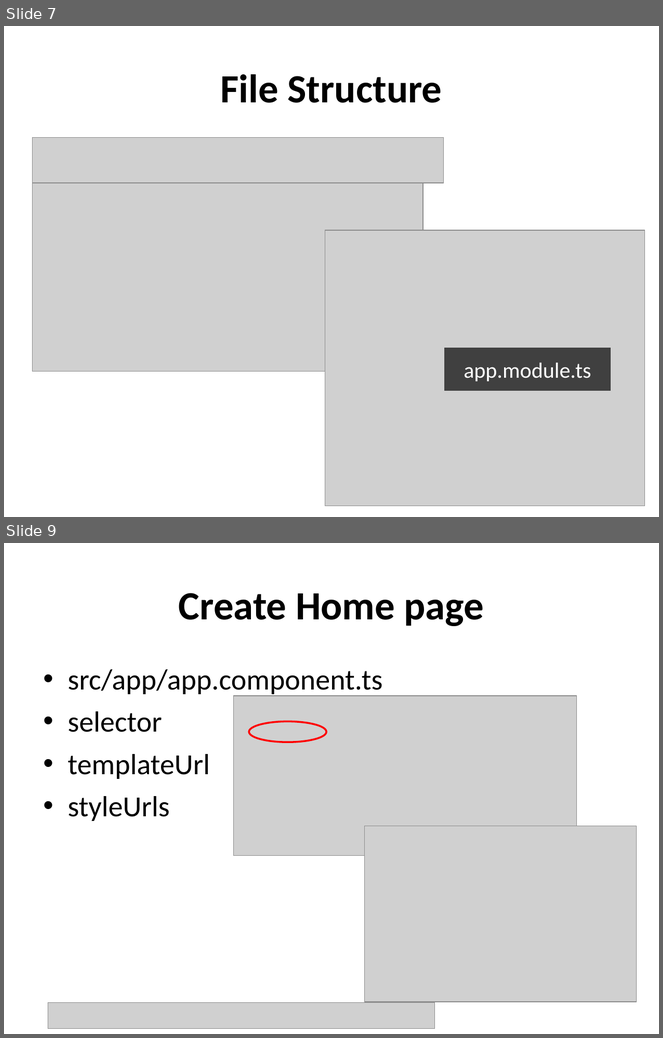
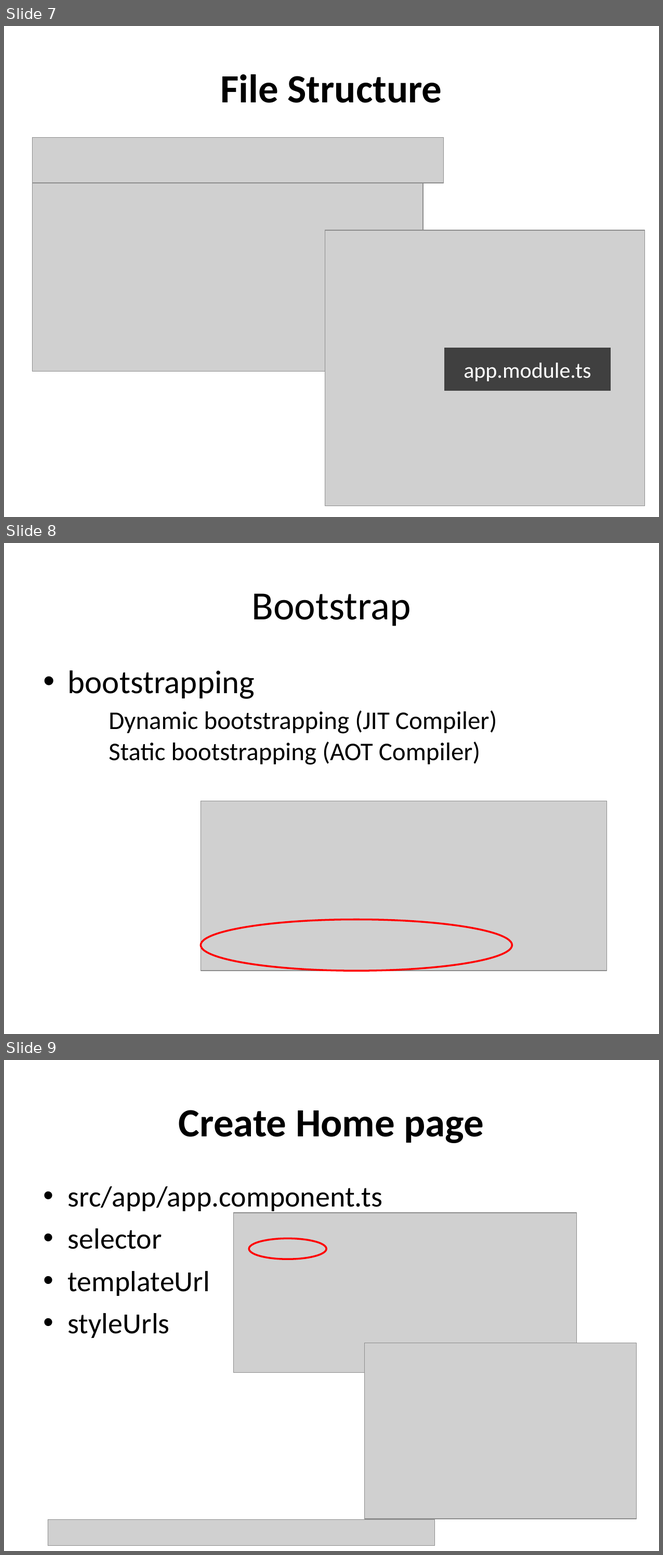
Before and after one commit to rungwiroon/angular2-example, a slide deck: Angular 2.ppt. Shown one above the other, each under a label of ours: slides 7 and 9 before the commit, slides 7, 8 and 9 after it; the slides between them are not shown. The pictures are 663x1038 and 663x1555 pixels, drawn with LibreOffice and Linux fonts; fonts in the diff are those of the drawing; grey boxes stand for pictures. Boxes give left, top, right and bottom in pixels: in the first picture for what was removed or moved away, otherwise in the second. Text is boxed around its words. In the diff, an @@ line names an element or a change of style, - is before the commit and + after.

```diff
--- a/Angular 2.ppt
+++ b/Angular 2.ppt
@@ slide 8 added at [4, 543, 659, 1034], background #FFFFFF @@
@@ title added at [252, 593, 411, 626], 44 pt, text #000000 @@
+Bootstrap
@@ text added at [68, 670, 497, 765], 28 pt, text #000000 @@
+• bootstrapping
+  Dynamic bootstrapping (JIT Compiler)
+  Static bootstrapping (AOT Compiler)
@@ picture added at [201, 801, 607, 971] @@
@@ ellipse added at [201, 919, 512, 971], outline #FF0000 2.01 pt @@
```
Also in this commit, not shown: 5 slides changed, 1 slide removed.
